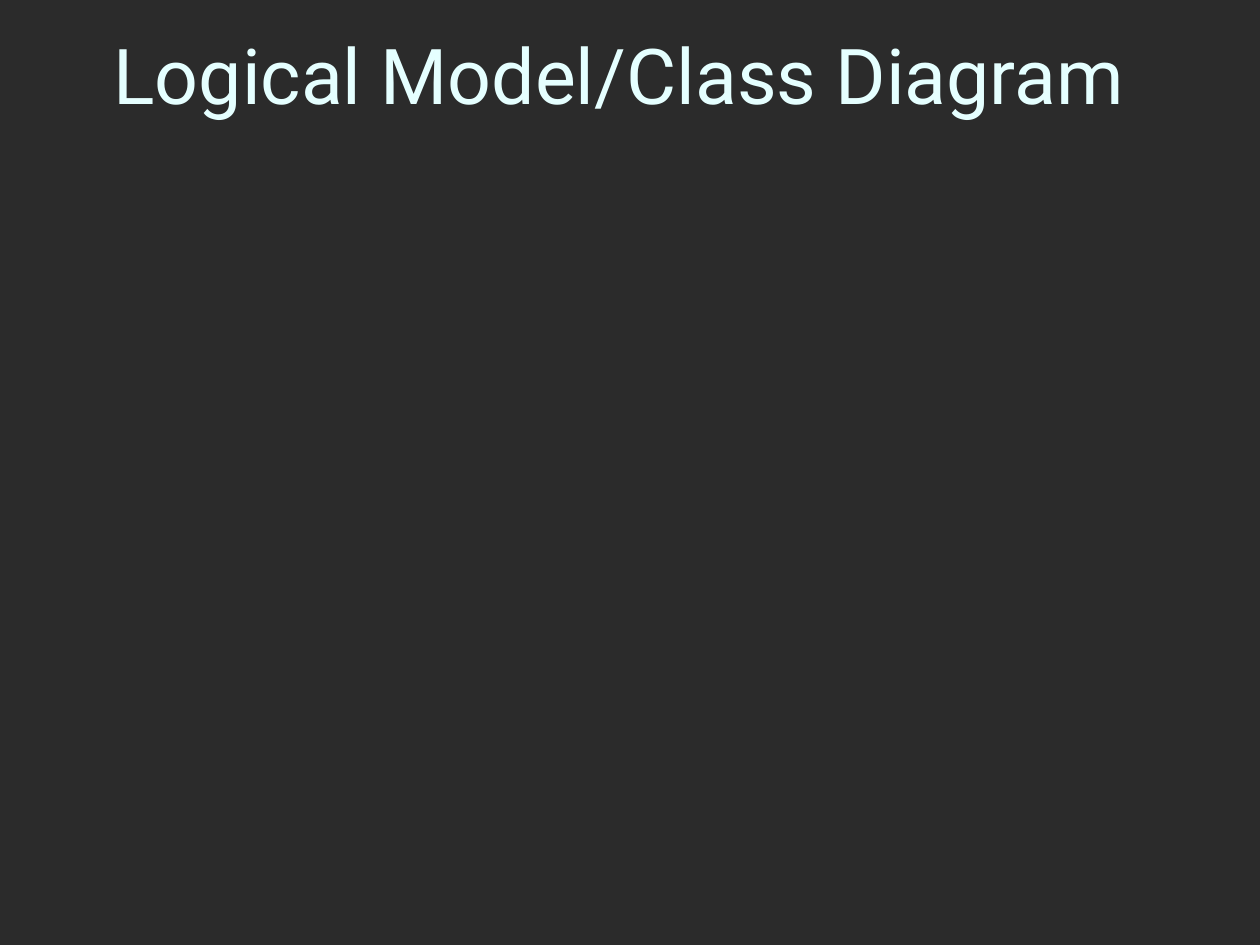
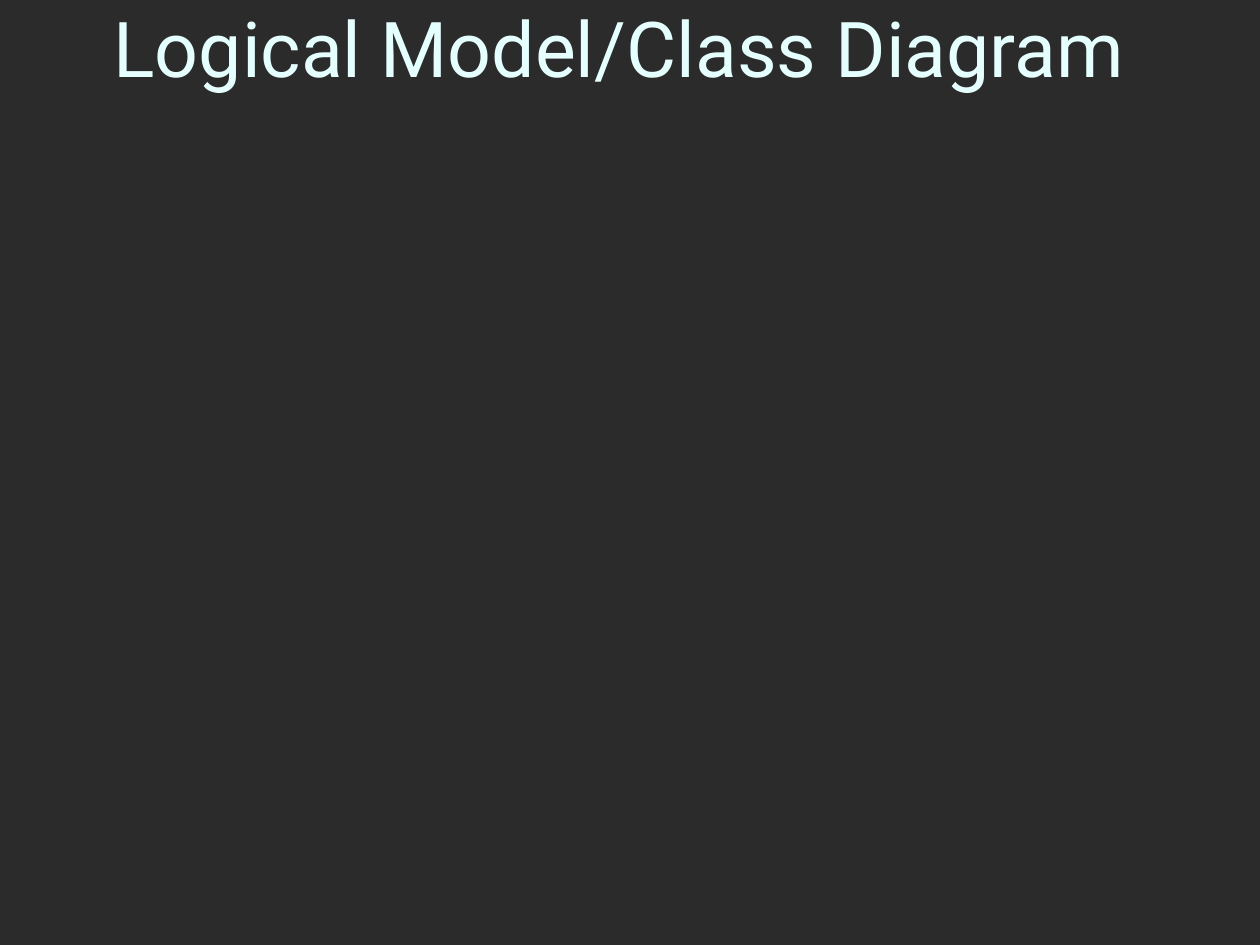
Before and after one commit to AzamWahid/LibraryInfoSystem, a slide deck: slide 27 of FinalDeliverables/3-SamplePresentation.ppt (slide 12 before the commit). Drawn at 1260x945 pixels with LibreOffice and Linux fonts; fonts in the diff are those of the drawing; background and template pictures are left out; a plain dark background stands for a picture behind light text. Boxes give left, top, right and bottom in pixels: in the first picture for what was removed or moved away, otherwise in the second. Text is boxed around its words. In the diff, an @@ line names an element or a change of style, - is before the commit and + after.

```diff
--- a/FinalDeliverables/3-SamplePresentation.ppt
+++ b/FinalDeliverables/3-SamplePresentation.ppt
@@ title "Logical Model/Class Diagram": place and size @@
-title "Logical Model/Class Diagram" at (114,46,1124,120)
+title "Logical Model/Class Diagram" at (114,19,1124,93)
```
Also in this commit, not shown: 2 other slides changed, 32 slides added, 12 slides removed, 9 other files.
